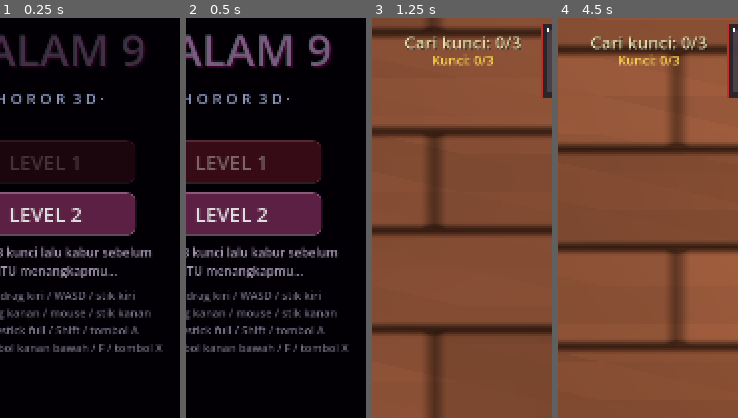
Above: before the commit, frames 1-4 (left to right).
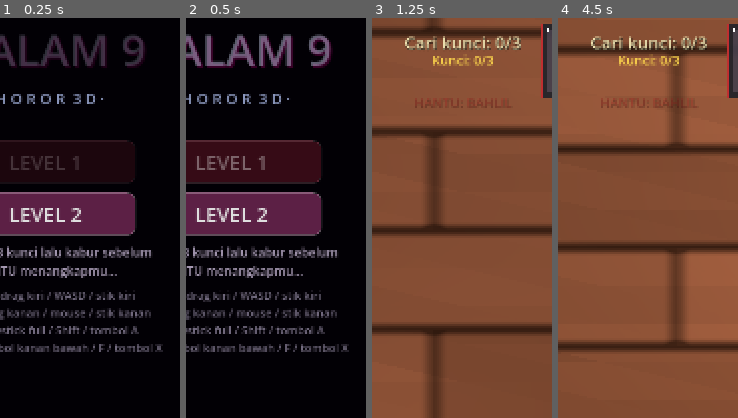
Above: after the commit, the same moments.

Repository: Kyyyu/malam9-horror
Game: Godot game, scene res://scenes/Main.tscn
Two runs of this game, one before a commit and one after it. Both use one fixed random seed, a clock stepped at 60 frames per second and the inputs below.
Inputs (mouse positions are % of the whole screen's width and height, from its top left):
- Up to frame 1 (0.25 s): no input
- Up to frame 2 (0.5 s): no input
- Up to frame 3 (1.25 s): click "LEVEL 1" at 0.5 s
- Up to frame 4 (4.5 s): click "SENTER ON" at 1.25 s; click "SENTER OFF" at 2 s; click "II" at 2.75 s; click "LANJUT" at 3.5 s; tap Enter at 4.25 s; move the mouse to (72, 45) at 4.27 s; hold D (move_right) from 4.28 s (still down); tap F (flashlight_toggle) at 4.35 s; click (72, 45) at 4.42 s
The pictures show only the part of the screen within x 25-75%, y 0-50%; the shares and areas given below are measured in that part.

Frames 1-2 are identical in both runs. In frame 3, less than 0.1% of the frame differs, in the area x 27-68%, y 20-23%; in frame 4, 0.2%, in the area x 23-60%, y 20-23%.

Commit message:
v1.0.9: hantu bernama (BAHLIL L1, GUFRON L2 dengan palet beda), fix force-close jumpscare, musik ducking saat tertangkap, nama hantu di HUD & jumpscare

Diff:
--- a/project.godot
+++ b/project.godot
@@ -10,7 +10,7 @@
 run/main_scene="res://scenes/Main.tscn"
 config/features=PackedStringArray("4.4", "Mobile")
 config/icon="res://icon.svg"
-config/version="1.0.8"
+config/version="1.0.9"
 
 [display]
 
--- a/scripts/game.gd
+++ b/scripts/game.gd
@@ -51,6 +51,8 @@
 var player: PlayerController = null
 var camera: Camera3D = null
 var ghost: GhostController = null
+var ghost_name := "HANTU"
+var music: AudioStreamPlayer = null
 var keys_total := 3
 var keys_found := 0
 var all_keys := []
@@ -69,6 +71,7 @@
 var minimap: Control = null
 var pause_overlay: CanvasLayer = null
 var scare_overlay: CanvasLayer = null
+var ghost_label: Label = null
 var _vib_cooldown := 0.0
 var _minimap_t := 0.0
 
@@ -554,6 +557,14 @@
 	player.global_position = Vector3(sp.x * TILE + 1.0, 0.2, sp.y * TILE + 1.0)
 
 func _build_ghost():
+	ghost_name = "GUFRON" if level >= 2 else "BAHLIL"
+	var pal := {
+		"cloth": Color(0.85, 0.83, 0.79) if level <= 1 else Color(0.2, 0.18, 0.22),
+		"face": Color(0.85, 0.8, 0.75) if level <= 1 else Color(0.58, 0.48, 0.5),
+		"emission": Color(0.35, 0.45, 0.7, 1) if level <= 1 else Color(0.95, 0.25, 0.1, 1.6),
+		"eye": Color(1, 0.02, 0.02) if level <= 1 else Color(1, 0.5, 0.1),
+		"aura": Color(1.0, 0.1, 0.08) if level <= 1 else Color(0.55, 0.1, 1.0),
+	}
 	ghost = GhostController.new()
 	ghost.name = "Ghost"
 	ghost.game = self
@@ -564,7 +575,7 @@
 	gcs.position.y = 1.0
 	ghost.add_child(gcs)
 
-	var shroud_mat := _procedural_mat("pocong_cloth", Color(0.85, 0.83, 0.79), false, false)
+	var shroud_mat := _procedural_mat("pocong_cloth", pal["cloth"], false, false)
 	var body := MeshInstance3D.new()
 	var bm := CylinderMesh.new()
 	bm.top_radius = 0.33
@@ -594,7 +605,7 @@
 	fm.rings = 16
 	fm.radial_segments = 22
 	face.mesh = fm
-	var face_mat := _get_mat("pocong_face", Color(0.85, 0.8, 0.75), Color(0.35, 0.45, 0.7, 1), 1.0)
+	var face_mat := _get_mat("pocong_face", pal["face"], pal["emission"], 1.0)
 	face.material_override = face_mat
 	face.position.y = 2.1
 	face.rotation.x = deg_to_rad(8)
@@ -602,7 +613,7 @@
 	ghost.set_face(face)
 
 	var dark_mat := _get_mat("pocong_dark", Color(0.02, 0.01, 0.01, 1), Color(0, 0, 0, 1), 0.0)
-	var eye_mat := _get_mat("pocong_eye", Color(0, 0, 0, 1), Color(1, 0.02, 0.02, 1), 7.0)
+	var eye_mat := _get_mat("pocong_eye", Color(0, 0, 0, 1), pal["eye"], 7.0)
 	for ex in [-0.12, 0.12]:
 		var sok := MeshInstance3D.new()
 		var sokm := SphereMesh.new()
@@ -649,7 +660,7 @@
 
 	var aura := OmniLight3D.new()
 	aura.light_energy = 0.8
-	aura.light_color = Color(1.0, 0.1, 0.08)
+	aura.light_color = pal["aura"]
 	aura.omni_range = 4.0
 	aura.position.y = 1.9
 	ghost.add_child(aura)
@@ -867,6 +878,19 @@
 	badge.add_theme_color_override("font_color", Color(0.75, 0.7, 0.85))
 	root.add_child(badge)
 
+	ghost_label = Label.new()
+	ghost_label.text = "HANTU: %s" % ghost_name
+	ghost_label.mouse_filter = Control.MOUSE_FILTER_IGNORE
+	ghost_label.horizontal_alignment = HORIZONTAL_ALIGNMENT_CENTER
+	ghost_label.set_anchors_preset(Control.PRESET_TOP_WIDE)
+	ghost_label.offset_top = 150
+	ghost_label.add_theme_font_size_override("font_size", 26)
+	ghost_label.add_theme_color_override("font_color", Color(0.85, 0.2, 0.18))
+	ghost_label.add_theme_color_override("font_shadow_color", Color(0, 0, 0, 0.9))
+	ghost_label.add_theme_constant_override("shadow_offset_y", 2)
+	ghost_label.modulate.a = 0.75
+	root.add_child(ghost_label)
+
 	key_hint = Label.new()
 	key_hint.mouse_filter = Control.MOUSE_FILTER_IGNORE
 	key_hint.set_anchors_preset(Control.PRESET_CENTER_TOP)
@@ -991,8 +1015,13 @@
 				_step_timer = 0.4
 				_play_once("res://audio/footstep.wav", -16.0, randf_range(0.85, 1.15))
 	if is_instance_valid(ghost) and is_instance_valid(player):
-		if ghost.global_position.distance_to(player.global_position) < 4.0:
+		var gd := ghost.global_position.distance_to(player.global_position)
+		if gd < 4.0:
 			_shake_camera()
+		if ghost_label:
+			var near := clampf(1.0 - gd / 9.0, 0.0, 1.0)
+			ghost_label.modulate.a = 0.3 + near * 0.7
+			ghost_label.add_theme_color_override("font_color", Color(0.85, 0.2, 0.18).lerp(Color(1.0, 0.05, 0.05), near))
 	_check_key_hint(delta)
 
 func _check_key_hint(delta: float):
@@ -1056,6 +1085,12 @@
 	player.set_control(false)
 	if _is_on_android():
 		Input.vibrate_handheld(700)
+	if music:
+		var m: AudioStreamPlayer = music
+		m.volume_db = -26.0
+		await get_tree().create_timer(1.8).timeout
+		if is_instance_valid(m):
+			m.volume_db = -8.0
 	_play_once("res://audio/jumpscare.wav", -2.0)
 	_build_jumpscare()
 	if camera:
@@ -1078,6 +1113,8 @@
 	scare_overlay.process_mode = Node.PROCESS_MODE_ALWAYS
 	add_child(scare_overlay)
 	var scare := PocongScare.new()
+	scare.game = self
+	scare.name = "Jumpscare"
 	scare.set_anchors_preset(Control.PRESET_FULL_RECT)
 	scare_overlay.add_child(scare)
 	await get_tree().create_timer(1.7).timeout
@@ -1163,27 +1200,38 @@
 		draw_rect(Rect2(0, 0, w, h), Color(1, 0.2, 0.2, 0.7), false, 1.5)
 
 class PocongScare extends Control:
+	var game: GameScreen
 	var _t := 0.0
 	var _seed := 0.0
 	func _ready():
 		_seed = randf() * TAU
+		mouse_filter = Control.MOUSE_FILTER_IGNORE
+		position = Vector2.ZERO
+		size = get_viewport_rect().size
 		modulate.a = 0.0
 		var tw := create_tween()
 		tw.tween_property(self, "modulate:a", 1.0, 0.08)
 	func _process(delta: float):
 		_t += delta
-		var shake := maxf(18.0 - _t * 10.0, 0.0)
-		position = Vector2(
-			sin((_t * 60.0 + _seed) * 1.0) * shake * 0.35,
-			cos((_t * 55.0 + _seed) * 1.0) * shake * 0.35
-		)
+		var vs := get_viewport_rect().size
+		if position != Vector2.ZERO or size != vs:
+			position = Vector2.ZERO
+			size = vs
 		if _t > 1.4:
 			modulate.a = maxf(modulate.a - delta * 2.2, 0.0)
 		queue_redraw()
 	func _draw():
 		var w := size.x
 		var h := size.y
+		if w <= 0.0 or h <= 0.0:
+			return
+		var shake := maxf(18.0 - _t * 10.0, 0.0)
+		var off := Vector2(
+			sin((_t * 60.0 + _seed) * 1.0) * shake * 0.35,
+			cos((_t * 55.0 + _seed) * 1.0) * shake * 0.35
+		)
 		draw_rect(Rect2(0, 0, w, h), Color(0, 0, 0, 1))
+		draw_set_transform(off, 0.0, Vector2.ONE)
 		var cx := w * 0.5
 		var cy := h * 0.52
 		var rx := w * 0.24
@@ -1214,6 +1262,9 @@
 		for i in range(4):
 			var tx := cx - rx * 0.5 + rx * 0.3 * i
 			draw_line(Vector2(tx, cy - ry * 0.66), Vector2(tx - rx * 0.08, cy - ry * 0.9), Color(0.35, 0.28, 0.24), 3.0)
+		if game and game.ghost_name != "":
+			var name_c := Color(1, 0.28, 0.22)
+			draw_string(ThemeDB.fallback_font, Vector2(cx - rx * 0.85, cy - ry * 1.05), game.ghost_name, HORIZONTAL_ALIGNMENT_CENTER, rx * 1.7, int(w * 0.075), name_c)
 	func _ellipse(cenx: float, ceny: float, rx: float, ry: float, n: int) -> PackedVector2Array:
 		var pts := PackedVector2Array()
 		for i in range(n + 1):
--- a/scripts/main.gd
+++ b/scripts/main.gd
@@ -51,6 +51,7 @@
 	_clear()
 	var g: GameScreen = GameScreen.new()
 	g.level = _level
+	g.music = music
 	add_child(g)
 	screen = g
 	g.ended.connect(_on_game_ended)
Not shown, changed: export_presets.cfg
